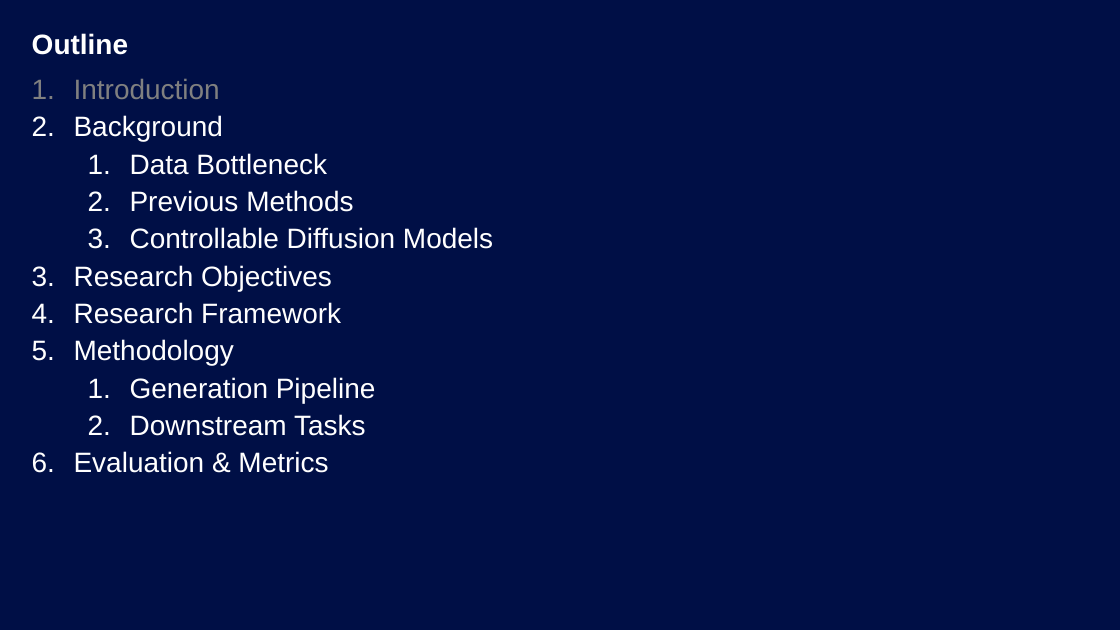
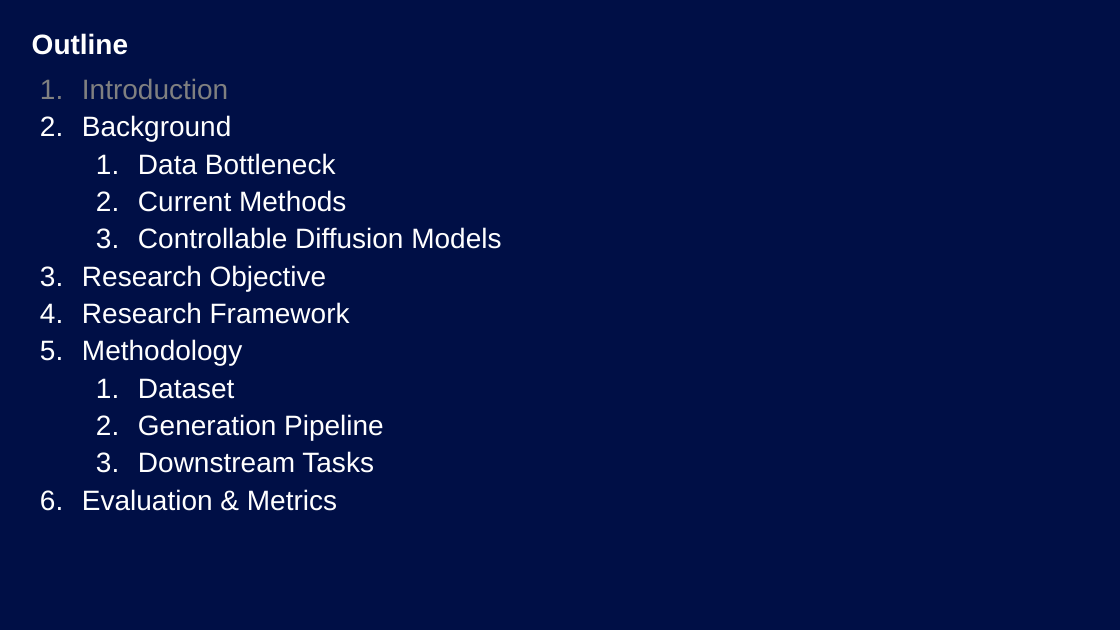
Before and after one commit to chengchengchenchen/MCS-Research-Project, a slide deck: slide 3 of doc/Presentation-revised.pptx. Drawn at 1120x630 pixels with LibreOffice and Linux fonts; fonts in the diff are those of the drawing; background and template pictures are left out. Boxes give left, top, right and bottom in pixels: in the first picture for what was removed or moved away, otherwise in the second. Text is boxed around its words. In the diff, an @@ line names an element or a change of style, - is before the commit and + after.

```diff
--- a/doc/Presentation-revised.pptx
+++ b/doc/Presentation-revised.pptx
@@ text "Introduction": place and size @@
-text "Introduction" at box(74, 79, 493, 473)
+text "Introduction" at box(82, 79, 501, 511)
@@ text at box(138, 190, 346, 212): text changed @@
-  2. Previous Methods
+  2. Current Methods
@@ text at box(82, 265, 327, 291): text changed @@
-3. Research Objectives
+3. Research Objective
@@ text at box(138, 378, 234, 399): paragraph added @@
+  1. Dataset
```
Also in this commit, not shown: 9 other slides changed, 5 slides added, 1 slide removed, 2 other files.
